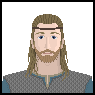
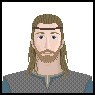
Revision of a layered w=95, h=95 image; what changed, layer by layer:
painted on "Background" over bbox(30, 35, 65, 52)
